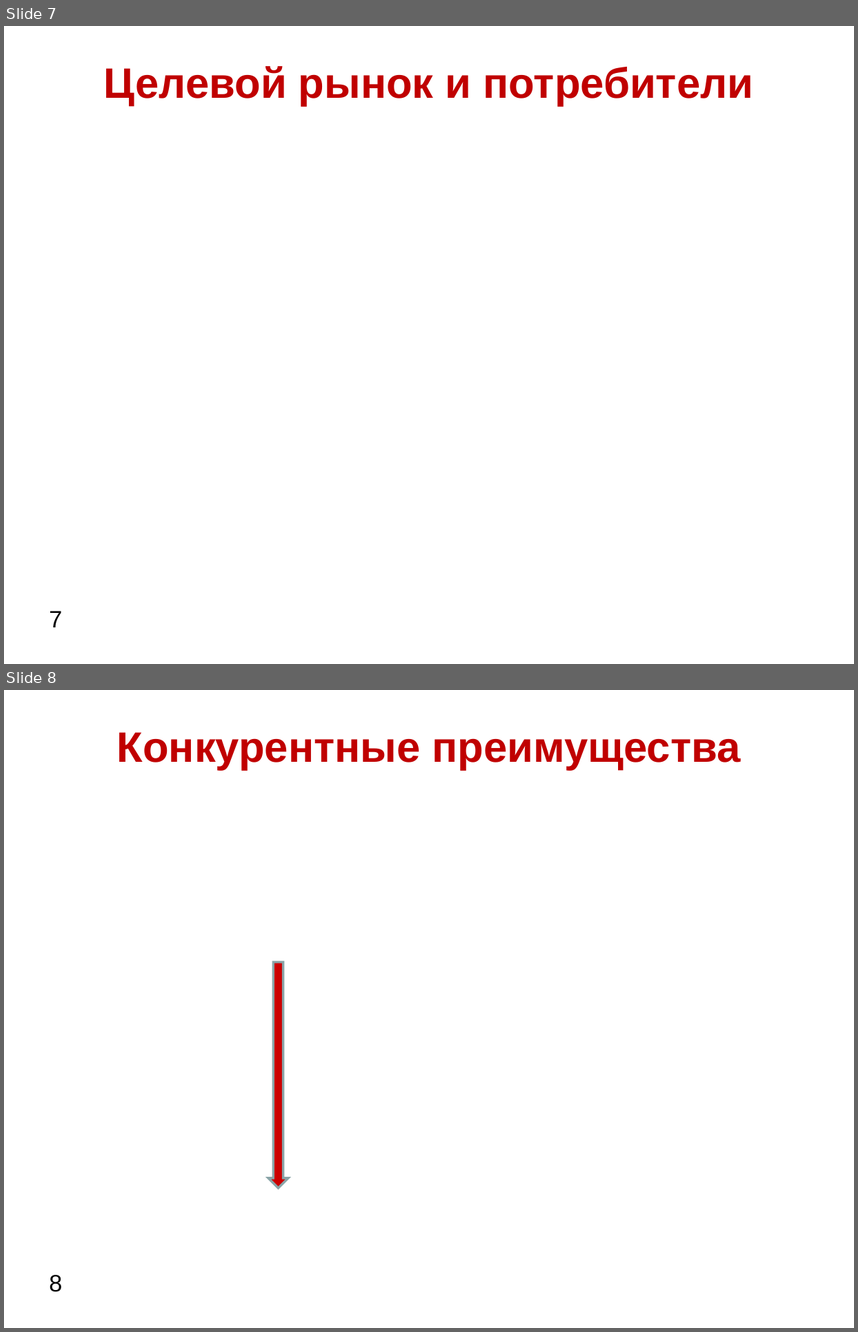
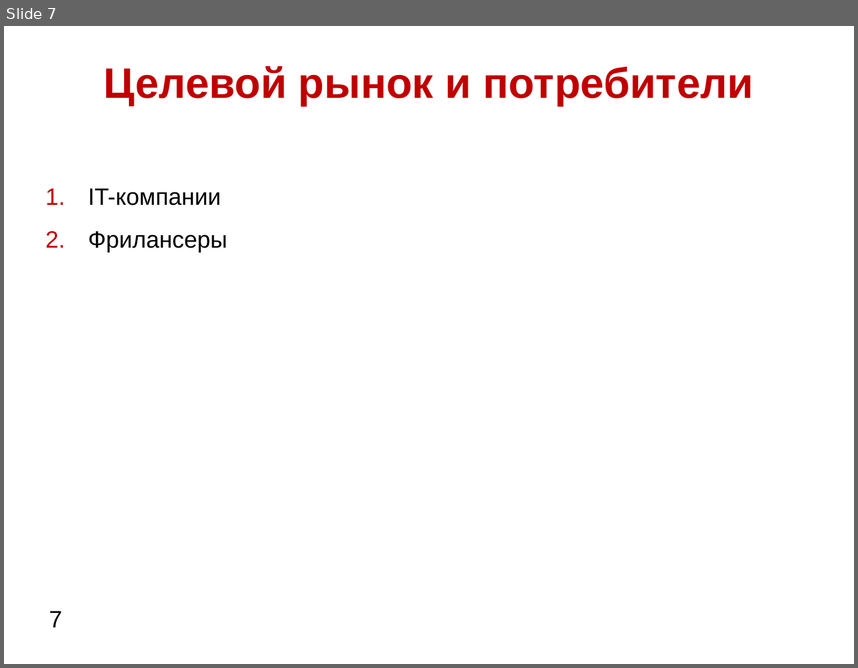
Before and after one commit to 7kia/InternetEntrepreneurship, a slide deck: Колчин.ppt. Shown one above the other, each under a label of ours: slides 7 and 8 before the commit, slide 7 after it. The pictures are 858x1332 and 858x668 pixels, drawn with LibreOffice and Linux fonts; fonts in the diff are those of the drawing; background and template pictures are left out. Boxes give left, top, right and bottom in pixels: in the first picture for what was removed or moved away, otherwise in the second. Text is boxed around its words. In the diff, an @@ line names an element or a change of style, - is before the commit and + after.

```diff
--- a/Колчин.ppt
+++ b/Колчин.ppt
@@ slide 8 removed at (4,690,854,1328), background picture (left out) @@
@@ text removed at (117,732,741,770) @@
-Конкурентные преимущества
@@ down arrow removed at (268,962,288,1188) @@
@@ page number removed at (49,1274,62,1292) @@
-8
@@ slide 7 changed as well @@
@@ text added at (88,188,228,252), 20 pt, text #000000 @@
+1. IT-компании
+2. Фрилансеры
```
Also in this commit, not shown: 6 slides added, 6 other slides removed, 1 other file.
